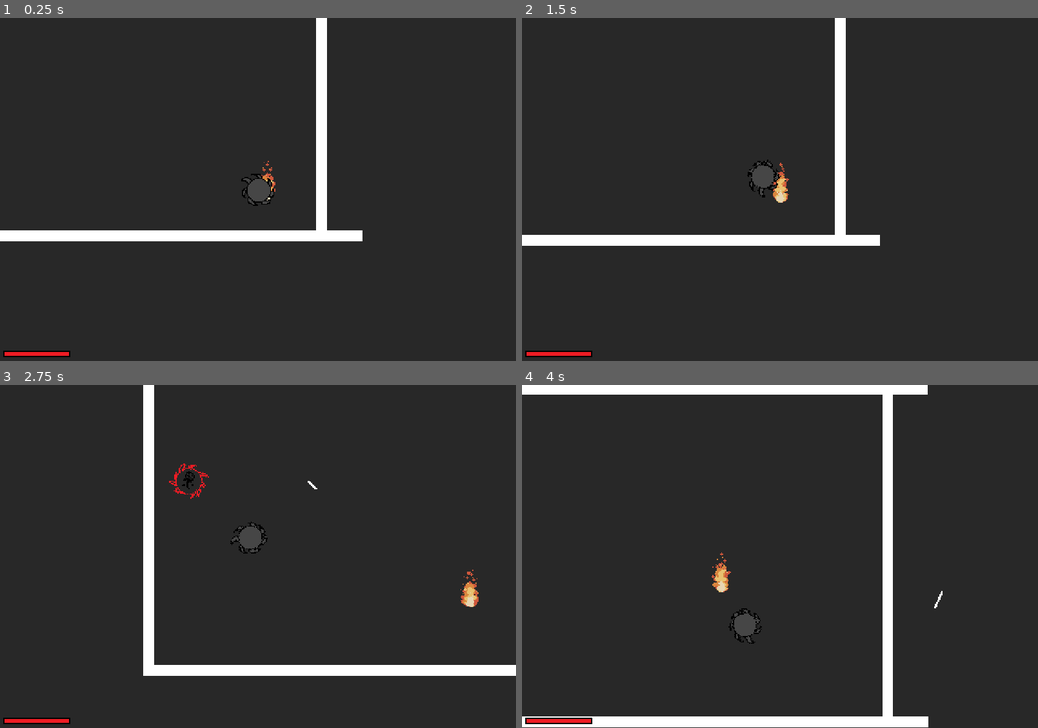
Above: before the commit, frames 1-4 (two rows, left to right).
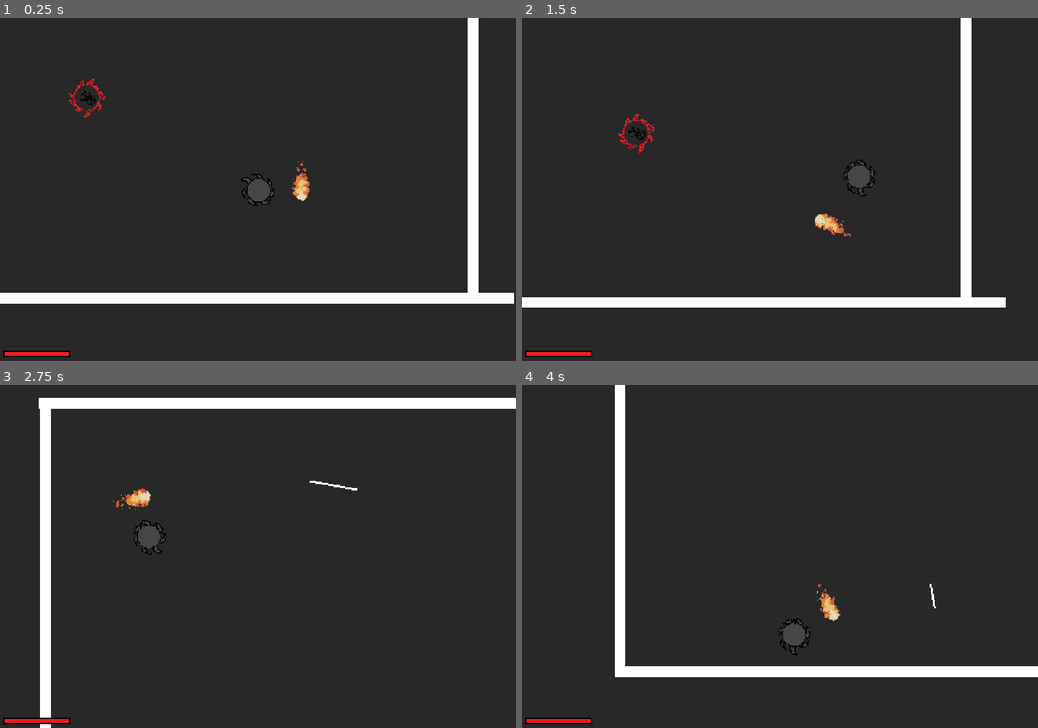
Above: after the commit, the same moments.

Repository: deltea/brj-2025
Game: Godot game, scene res://rooms/levels/test_level.tscn
The game is run twice, just before and just after one commit, with the same random seed, the same clock (stepped at 60 frames per second) and the same inputs.
Inputs (mouse positions are in pixels of both pictures, inside the frame that each line leads up to):
- Up to frame 1 (0.25 s): no input
- Up to frame 2 (1.5 s): move the mouse to (893, 172) at 0.52 s; press the mouse at (893, 172) at 0.53 s; move the mouse to (676, 206) at 1.27 s; release the mouse at (676, 206) at 1.28 s; click (676, 206) at 1.35 s
- Up to frame 3 (2.75 s): move the mouse to (309, 481) at 2.02 s; press the mouse at (309, 481) at 2.03 s
- Up to frame 4 (4 s): move the mouse to (754, 625) at 2.77 s; release the mouse at (754, 625) at 2.78 s; click (754, 625) at 2.85 s; move the mouse to (934, 607) at 3.52 s; press the mouse at (934, 607) at 3.53 s

The runs differ from the first frame. In frame 1, 8.9% of the frame differs, in the area x 0-100%, y 0-84%; in frame 2, 9.4%; in frame 3, 10%; in frame 4, 12%, in the area x 0-100%, y 0-100%.

Commit message:
Fixed collisions and implented effects

Diff:
--- a/item.gd
+++ b/item.gd
@@ -2,17 +2,20 @@
 class_name VisibleItem;
 
 @onready var parent : RigidBody2D = get_parent();
-@export var radius : float = 10;
-@export var rotation_speed_mult = 1;
-@export var move_speed = 1;
+@export var radius : float = 20;
+@export var rotation_speed_mult = 1.0;
+@export var move_speed = 100;
 
 var time_elapsed = 	0;
 
 func _physics_process(delta: float) -> void:
 	time_elapsed += delta;
 	var parent_rotation = parent.get_node("AnimatedSprite2D").rotation
-	var global_goal_position = parent.global_position + Vector2(radius, 0).rotated(parent_rotation);
-	print(parent)
+
+	#I can't find a better way of doing this tbh
+	var global_goal_position = parent.global_position + Vector2(radius, 0).rotated(parent_rotation * rotation_speed_mult);
+	rotation = parent_rotation * rotation_speed_mult ;
+
 	var diff_vector = global_goal_position - global_position;
 	linear_velocity = diff_vector * move_speed;
 
--- a/rooms/levels/test_level.tscn
+++ b/rooms/levels/test_level.tscn
@@ -11,11 +11,13 @@
 
 [node name="Player" parent="." index="0" instance=ExtResource("2_av0wu")]
 z_index = 5
-position = Vector2(416, 271)
+position = Vector2(275, 213)
 
 [node name="Example Item" parent="Player" index="4" instance=ExtResource("3_npjtm")]
+position = Vector2(7, -24)
 collision_layer = 1
 radius = 40.045
+rotation_speed_mult = 0.1
 
 [node name="TestWall" parent="." index="1" instance=ExtResource("3_qdcyq")]
 position = Vector2(5, 0)
--- a/scenes/enemies/enemy.tscn
+++ b/scenes/enemies/enemy.tscn
@@ -4,8 +4,8 @@
 [ext_resource type="Script" path="res://scenes/enemies/state_machine.gd" id="2_uhek4"]
 
 [node name="Enemy" type="RigidBody2D"]
-collision_layer = 8
-collision_mask = 7
+collision_layer = 2147483656
+collision_mask = 2147483655
 script = ExtResource("1_1h43w")
 
 [node name="State Machine" type="Node" parent="."]
--- /dev/null
+++ b/scenes/example_item.gd
@@ -0,0 +1,9 @@
+extends VisibleItem
+
+
+# Called when the node enters the scene tree for the first time.
+func _ready() -> void:
+	rotation_speed_mult = 0.2;
+
+func apply_effect(body : Entity):
+	body.take_damage(10);
--- a/scenes/example_item.tscn
+++ b/scenes/example_item.tscn
@@ -1,7 +1,8 @@
-[gd_scene load_steps=12 format=3 uid="uid://calsodcj6nbtc"]
+[gd_scene load_steps=13 format=3 uid="uid://calsodcj6nbtc"]
 
 [ext_resource type="PackedScene" uid="uid://cvnvclb5ao32q" path="res://scenes/item.tscn" id="1_2ifcj"]
 [ext_resource type="Texture2D" uid="uid://dbqhjfp6tsu2g" path="res://assets/Sprites/ItemSprites/Fire/Fire 4 - 1.png" id="2_2gsor"]
+[ext_resource type="Script" path="res://scenes/example_item.gd" id="2_6l6rk"]
 
 [sub_resource type="AtlasTexture" id="AtlasTexture_p0al6"]
 atlas = ExtResource("2_2gsor")
@@ -68,6 +69,8 @@
 }]
 
 [node name="Example Item" instance=ExtResource("1_2ifcj")]
+script = ExtResource("2_6l6rk")
+rotation_speed_mult = 0.001
 
 [node name="AnimatedSprite2D" parent="." index="0"]
 position = Vector2(0, -11)
